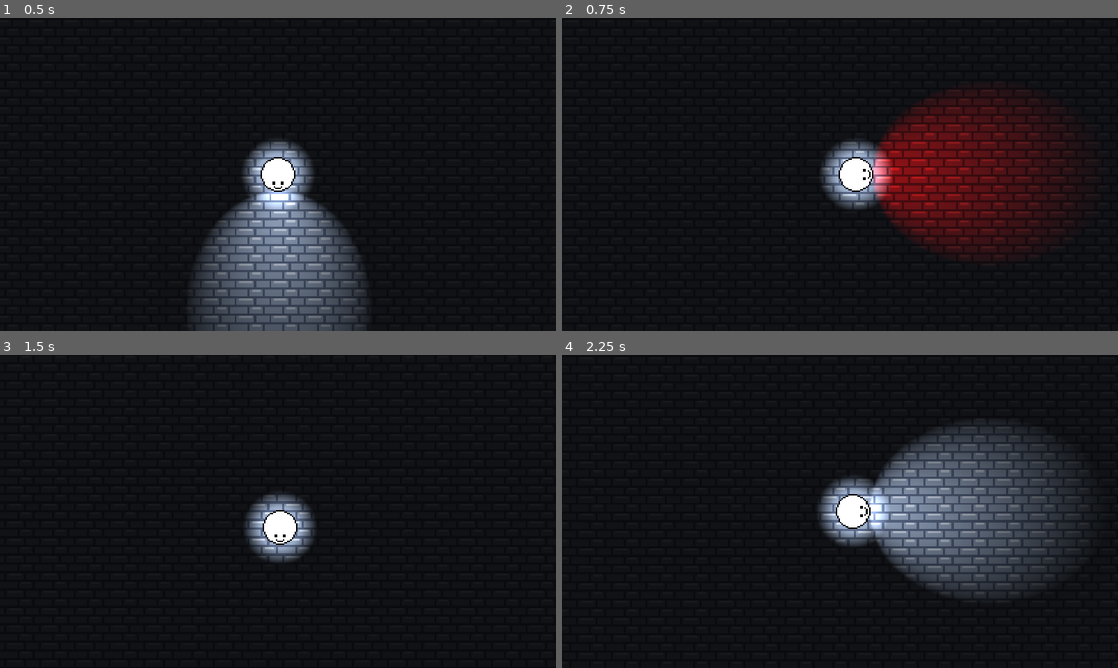
Above: before the commit, frames 1-4 (two rows, left to right).
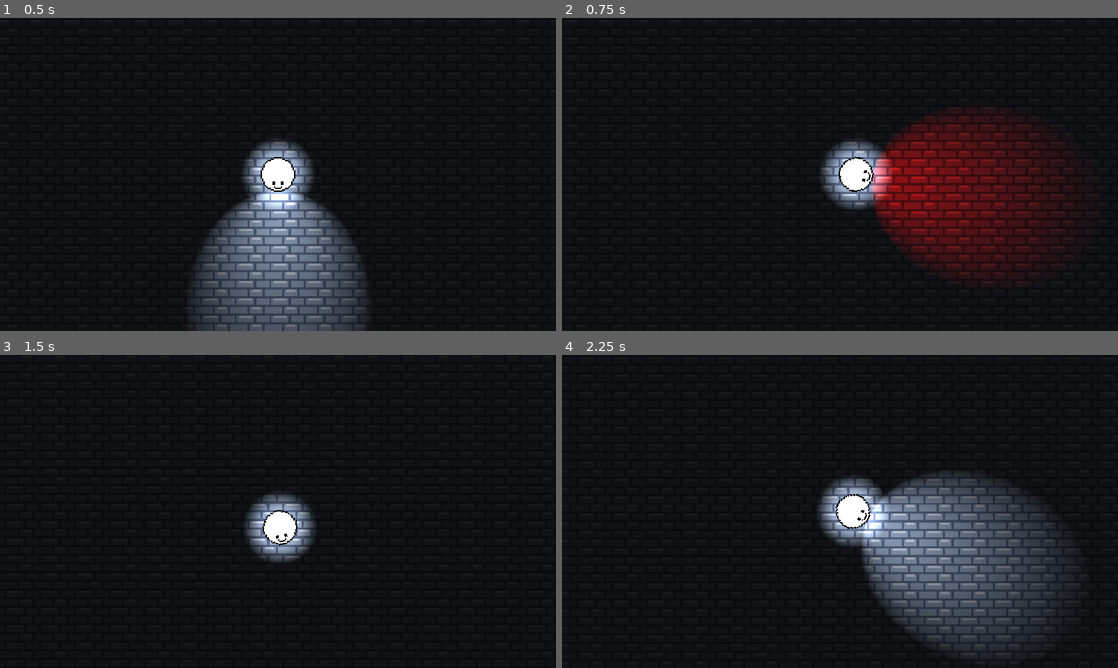
Above: after the commit, the same moments.

Repository: ToumaKamijou/Game-Making-A3
Game: Godot game, scene res://scenes/2D/levels/test_level.tscn
Two runs of this game, one before a commit and one after it. Both use one fixed random seed, a clock stepped at 60 frames per second and the inputs below.
Inputs:
- Up to frame 1 (0.5 s): no input
- Up to frame 2 (0.75 s): tap Enter at 0.5 s; hold D (move_right) from 0.53 s (still down); hold Space (change_flash_color) from 0.53 s (still down)
- Up to frame 3 (1.5 s): release D (move_right) at 1.28 s; release Space (change_flash_color) at 1.28 s; hold S (move_down) from 1.28 s (still down); tap F (show_flashlight) at 1.35 s
- Up to frame 4 (2.25 s): release S (move_down) at 2.03 s; hold D (move_right) from 2.03 s (still down); tap R at 2.1 s

Frame 1 is identical in both runs. In frame 2, 3.1% of the frame differs, in the area x 49-92%, y 22-85%; in frame 3, less than 0.1%; in frame 4, 15%, in the area x 49-94%, y 22-96%.

Commit message:
Update player.gd
lerp rotation

Diff:
--- a/a-3-game/scripts/2D/player/player.gd
+++ b/a-3-game/scripts/2D/player/player.gd
@@ -34,7 +34,7 @@
 
 	if movement_dir:
 		velocity = movement_dir * _walk_speed
-		_sprite.rotation = movement_dir.angle() - PI / 2
+		_sprite.rotation = lerp_angle(_sprite.rotation, movement_dir.angle() - PI / 2, delta * 10)
 	else:
 		velocity = velocity.move_toward(Vector2.ZERO, _deceleration * delta)
 
